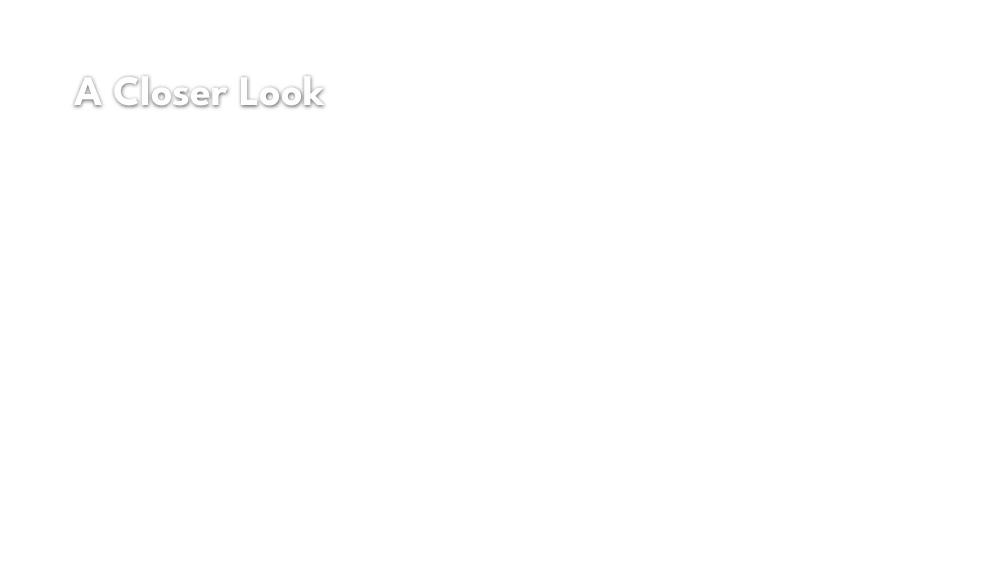
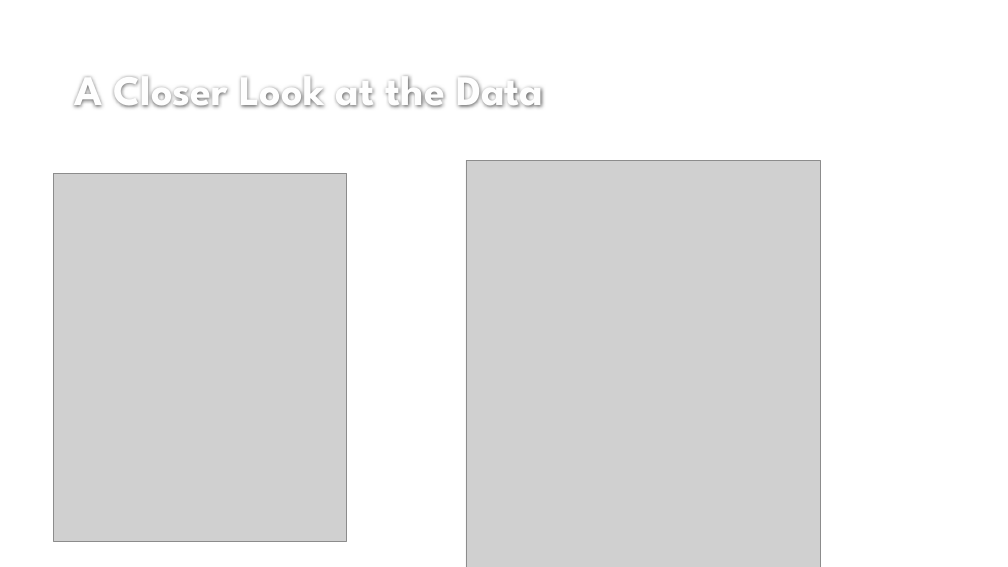
Before and after one commit to mtchem/GDI_Beginning_SQL, a slide deck: slide 7 of Beginning_SQL_pres.pptx (slide 5 before the commit). Drawn at 1008x567 pixels with LibreOffice and Linux fonts; fonts in the diff are those of the drawing; grey boxes stand for pictures; background and template pictures are left out. Boxes give left, top, right and bottom in pixels: in the first picture for what was removed or moved away, otherwise in the second. Text is boxed around its words. In the diff, an @@ line names an element or a change of style, - is before the commit and + after.

```diff
--- a/Beginning_SQL_pres.pptx
+++ b/Beginning_SQL_pres.pptx
@@ title at (75, 76, 544, 108): text changed @@
-A Closer Look
+A Closer Look at the Data
@@ picture added at (54, 173, 347, 541) @@
@@ picture added at (466, 160, 820, 567) @@
```
Also in this commit, not shown: 2 other slides changed, 8 slides added, 2 slides removed.
